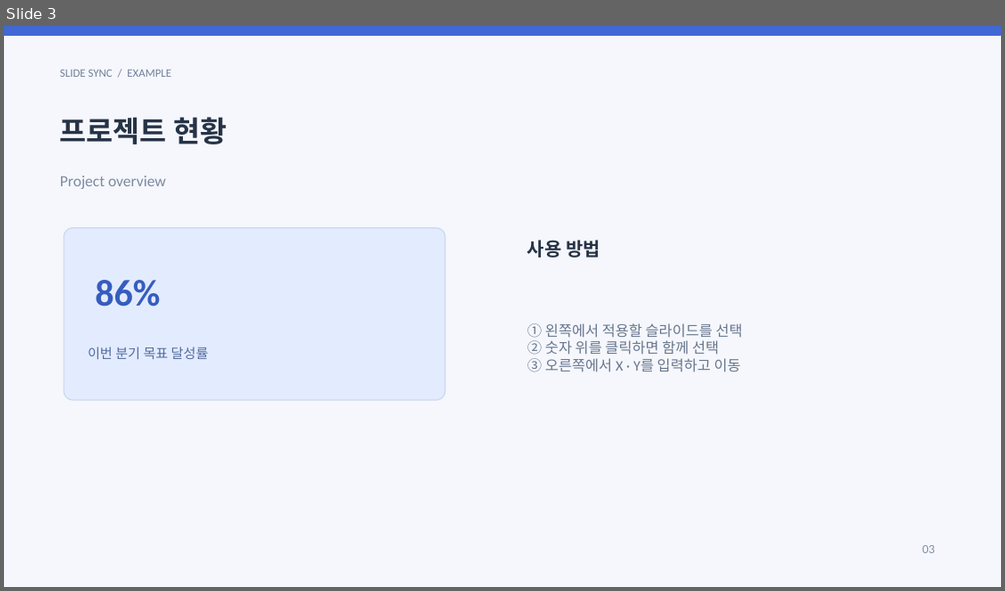
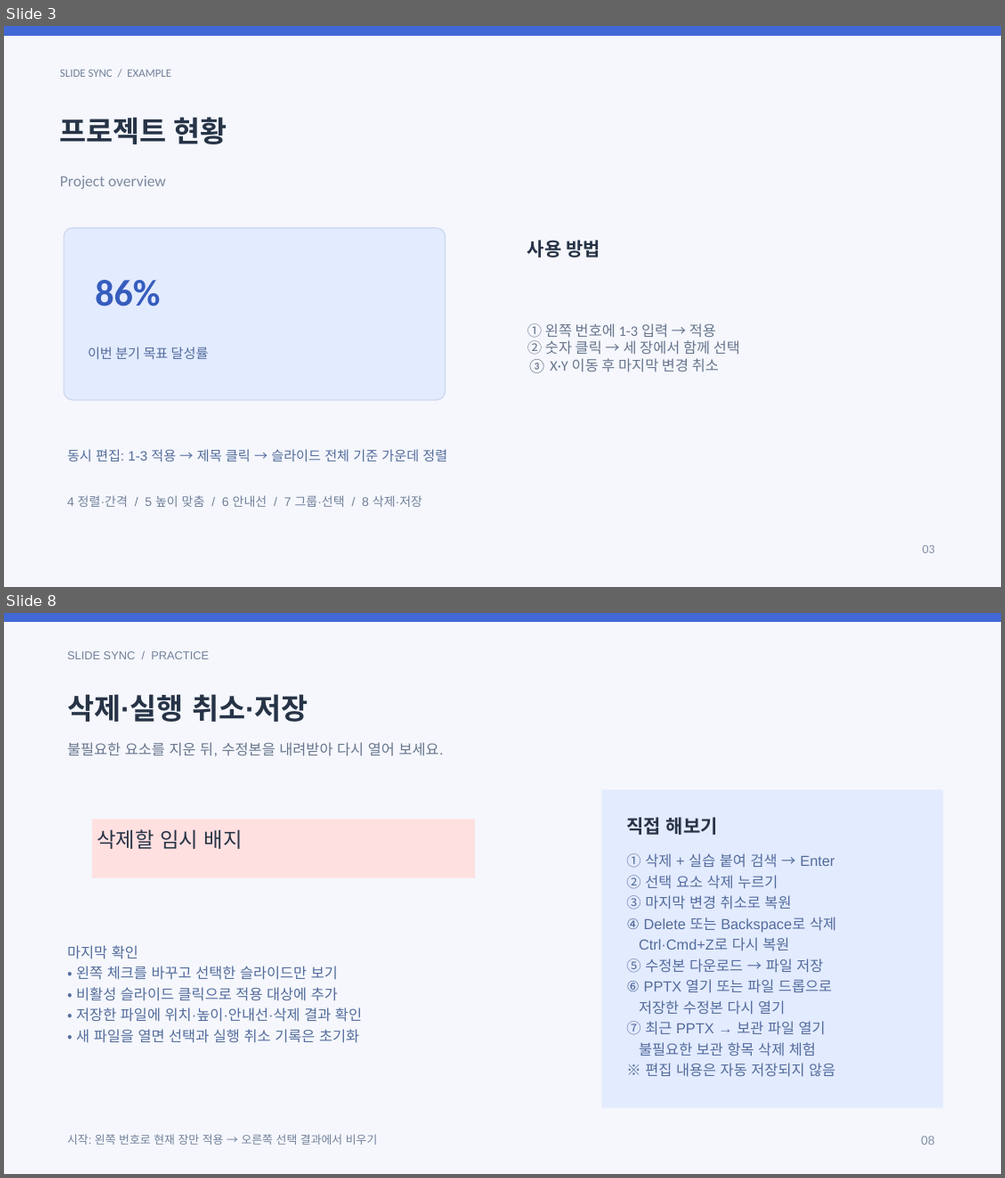
Before and after one commit to miewone/Slide-Sync, a slide deck: public/sample.pptx. Shown one above the other, each under a label of ours: slide 3 before the commit, slides 3 and 8 after it; the slides between them are not shown. The pictures are 1005x591 and 1005x1178 pixels, drawn with LibreOffice and Linux fonts; fonts in the diff are those of the drawing. Boxes give left, top, right and bottom in pixels: in the first picture for what was removed or moved away, otherwise in the second. Text is boxed around its words. In the diff, an @@ line names an element or a change of style, - is before the commit and + after.

Commit message:
feat(sample): 주요 기능을 실습할 예제 슬라이드를 확장
- 기존 3장에 검색·동시 편집 안내를 보강하고 기능별 실습 5장을 추가
- 위키에 실습 순서를 문서화하고 브라우저 검증의 예제 장수를 조정

검증:
- npm run build 통과
- npm test 통과 (9개)
- npm run test:browser 통과
- git diff --cached --check 통과

```diff
--- a/public/sample.pptx
+++ b/public/sample.pptx
@@ slide 8 added at box(4, 613, 1001, 1174), background #F5F7FC @@
@@ rectangle added at box(4, 613, 1001, 622), fill #4268D6 @@
@@ text added at box(67, 651, 209, 659), 11 pt, text #71809A @@
+SLIDE SYNC / PRACTICE
@@ text added at box(67, 694, 308, 722), 28 pt, text #263346, bold @@
+삭제·실행 취소·저장
@@ text added at box(67, 742, 444, 756), 14 pt, text #67758D @@
+불필요한 요소를 지운 뒤, 수정본을 내려받아 다시 열어 보세요.
@@ rectangle added at box(601, 789, 943, 1107), fill #E3EBFF @@
@@ rectangle added at box(92, 819, 475, 878), fill #FFE0E0, 20 pt, text #263346 @@
+삭제할 임시 배지
@@ text added at box(626, 817, 718, 835), 18 pt, text #263346, bold @@
+직접 해보기
@@ text added at box(626, 853, 836, 1077), 14 pt, text #536C9C @@
+① 삭제 + 실습 붙여 검색 → Enter
+② 선택 요소 삭제 누르기
+③ 마지막 변경 취소로 복원
+④ Delete 또는 Backspace로 삭제
+Ctrl·Cmd+Z로 다시 복원
+⑤ 수정본 다운로드 → 파일 저장
+⑥ PPTX 열기 또는 파일 드롭으로
+저장한 수정본 다시 열기
+⑦ 최근 PPTX → 보관 파일 열기
+불필요한 보관 항목 삭제 체험
+※ 편집 내용은 자동 저장되지 않음
@@ text added at box(67, 945, 362, 1043), 14 pt, text #536C9C @@
+마지막 확인
+• 왼쪽 체크를 바꾸고 선택한 슬라이드만 보기
+• 비활성 슬라이드 클릭으로 적용 대상에 추가
+• 저장한 파일에 위치·높이·안내선·삭제 결과 확인
+• 새 파일을 열면 선택과 실행 취소 기록은 초기화
@@ text added at box(67, 1134, 377, 1144), 11 pt, text #71809A @@
+시작: 왼쪽 번호로 현재 장만 적용 → 오른쪽 선택 결과에서 비우기
@@ text added at box(921, 1135, 935, 1144), 12 pt, text #8390A7 @@
+08
@@ slide 3 changed as well @@
@@ text at box(527, 323, 740, 373): text changed @@
-① 왼쪽에서 적용할 슬라이드를 선택
-② 숫자 위를 클릭하면 함께 선택
-③ 오른쪽에서 X · Y를 입력하고 이동
+① 왼쪽 번호에 1-3 입력 → 적용
+② 숫자 클릭 → 세 장에서 함께 선택
+③ X·Y 이동 후 마지막 변경 취소
@@ text added at box(67, 449, 447, 461), 13 pt, text #536C9C @@
+동시 편집: 1-3 적용 → 제목 클릭 → 슬라이드 전체 기준 가운데 정렬
@@ text added at box(67, 495, 422, 507), 12 pt, text #71809A @@
+4 정렬·간격 / 5 높이 맞춤 / 6 안내선 / 7 그룹·선택 / 8 삭제·저장
```
Also in this commit, not shown: 2 other slides changed, 4 other slides added, 5 other files.
